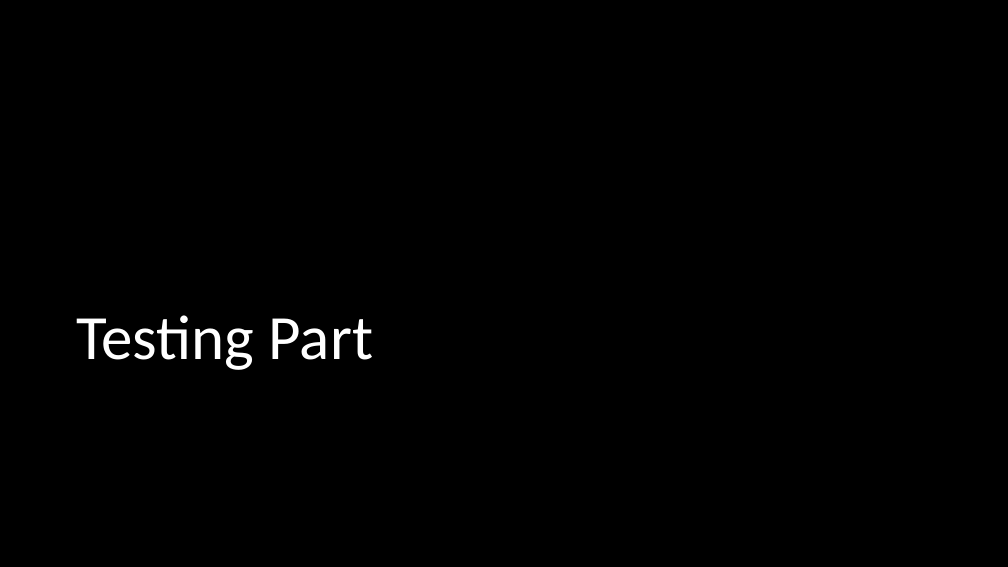
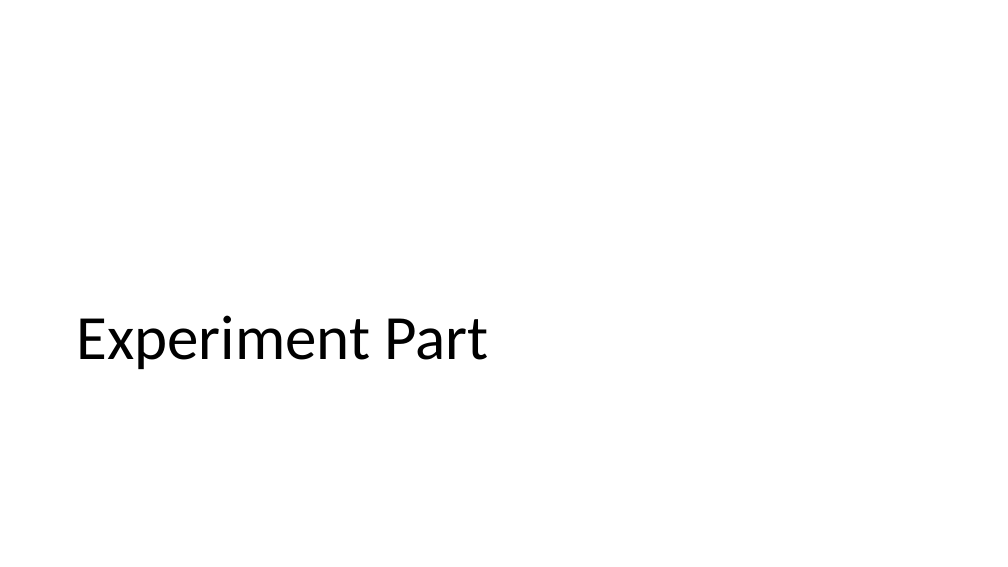
Before and after one commit to ZhongTing/HotTopicDetection, a slide deck: slide 18 of Hot-Topic-Detection.pptx (slide 19 before the commit). Drawn at 1008x567 pixels with LibreOffice and Linux fonts; fonts in the diff are those of the drawing. Boxes give left, top, right and bottom in pixels: in the first picture for what was removed or moved away, otherwise in the second. Text is boxed around its words. In the diff, an @@ line names an element or a change of style, - is before the commit and + after.

```diff
--- a/Hot-Topic-Detection.pptx
+++ b/Hot-Topic-Detection.pptx
@@ background #000000 to #FFFFFF @@
@@ title at [76,315,489,369]: text changed; text colour #FFFFFF to #000000 @@
-Testing Part
+Experiment Part
```
Also in this commit, not shown: 30 other slides changed, 5 slides added, 6 slides removed, 18 other files.
